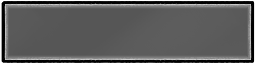
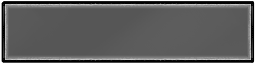
Comparing the layer stacks of the two w=256, h=64 images. Changes:
painted on "Paint Layer 2 Merged" over bbox(3, 1, 253, 63)
painted on "Paint Layer 2" over bbox(3, 1, 253, 63)
painted on "Paint Layer 3" over bbox(3, 1, 253, 63)
painted on "Paint Layer 1" over bbox(3, 1, 253, 63)
